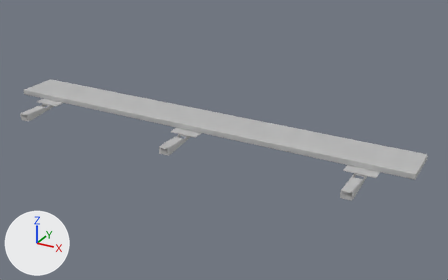
One commit to the FBX model Assets/Meshes/Puron/attachments/200x100_topdorsal_finalap.fbx: the scene before it, then after it.
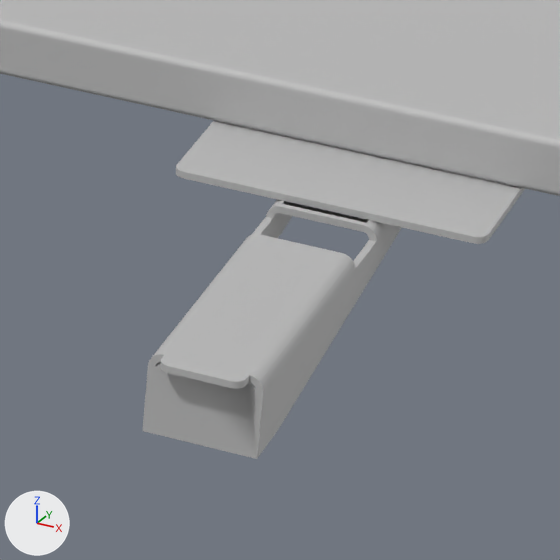
The first picture shows the older version from a 50 mm camera at (2.372, -2.144, 1.769) aimed at (1.147, 0.083, 0.656). The close-ups show both versions on the part from 73% to 86% of the width and 54% to 76% of the height of that picture; other places that the commit changed are outside them. Every picture has the same lights, and +X, +Y and +Z are marked at lower left. Where no turn or scale is listed for an object, it has been applied to the vertices. Vertices at the same position are counted once.

Before the edit, the objects in view are built like this:
```python
me_mesh = bpy.data.meshes.new('Mesh')
me_mesh.from_pydata(...)  # 1186 vertices, 2376 faces; spans x 0.13..1.98, y -0.19..0.17, z 0.66..0.71
me_mesh.materials.append(mat_metal)  # grey #bcbcbc
me_mesh_001 = bpy.data.meshes.new('Mesh.001')
me_mesh_001.from_pydata(...)  # 864 vertices, 1532 faces; spans x 0.0..2.0, y 0.02..0.22, z 0.69..0.72
me_mesh_001.materials.append(mat_phong2)  # grey #bcbcbc
ob_blat_mesh = bpy.data.objects.new('blat_mesh', me_mesh_001)
ob_blat_mesh.location = (0.0, 0.0, 0.0)
ob_metal_mesh = bpy.data.objects.new('metal_mesh', me_mesh)
ob_metal_mesh.location = (0.0, 0.0, 0.0)
```
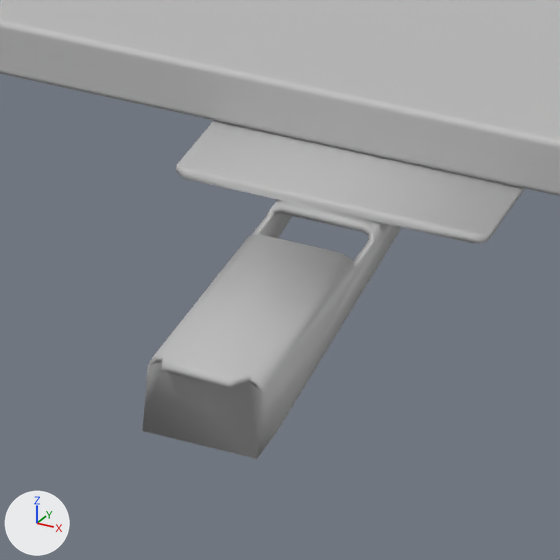
Pixel boxes [x1, y1, x2, y2] of what changed, in the close-ups (560 x 560 px):
part 1 of me_mesh, cut back
    before: [142, 167, 489, 459]
    after: [162, 172, 368, 459]

What the commit changed:
me_mesh is used by ob_metal_mesh; location (0.0, 0.0, 0.0).
me_mesh had 1186 vertices, 2376 faces and spanned x 0.13..1.98, y -0.19..0.17, z 0.66..0.71.
me_mesh now has 558 vertices, 1120 faces and spans x 0.13..1.98, y -0.19..0.17, z 0.66..0.71.
me_mesh part 1: 7 vertices moved within x 1.78..1.82, y -0.18..0.17, z 0.69; 209 vertices removed from x 1.74..1.86, y -0.19..0.17, z 0.68..0.69.
me_mesh part 2: the surface is now shaded smooth.
